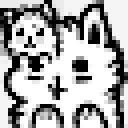
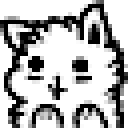
The second 128x128 image is a revision of the first. Changes to its layers:
hid "アイコン #4", painted on it over [0, 0, 64, 64]
painted on "アイコン #3" over [0, 0, 128, 128]
